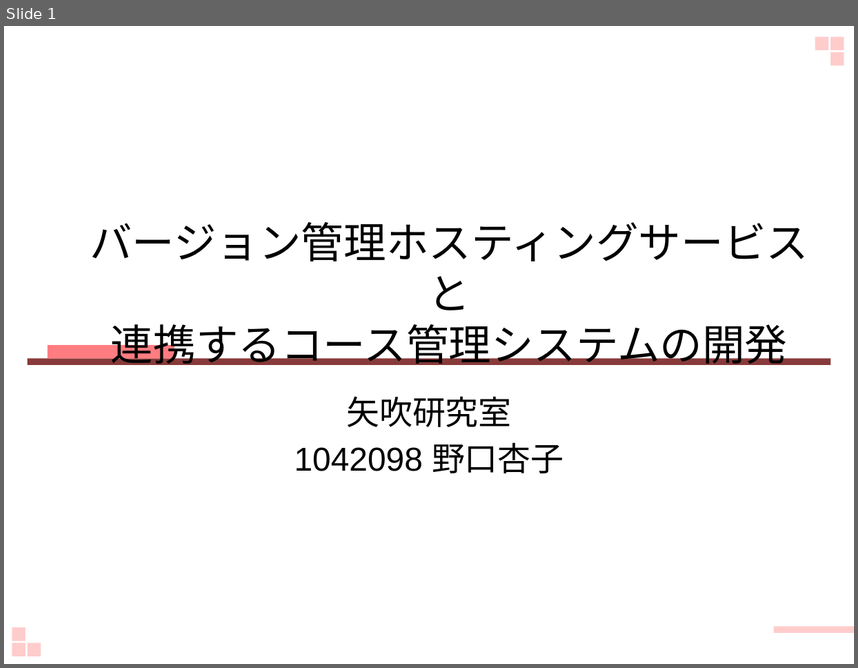
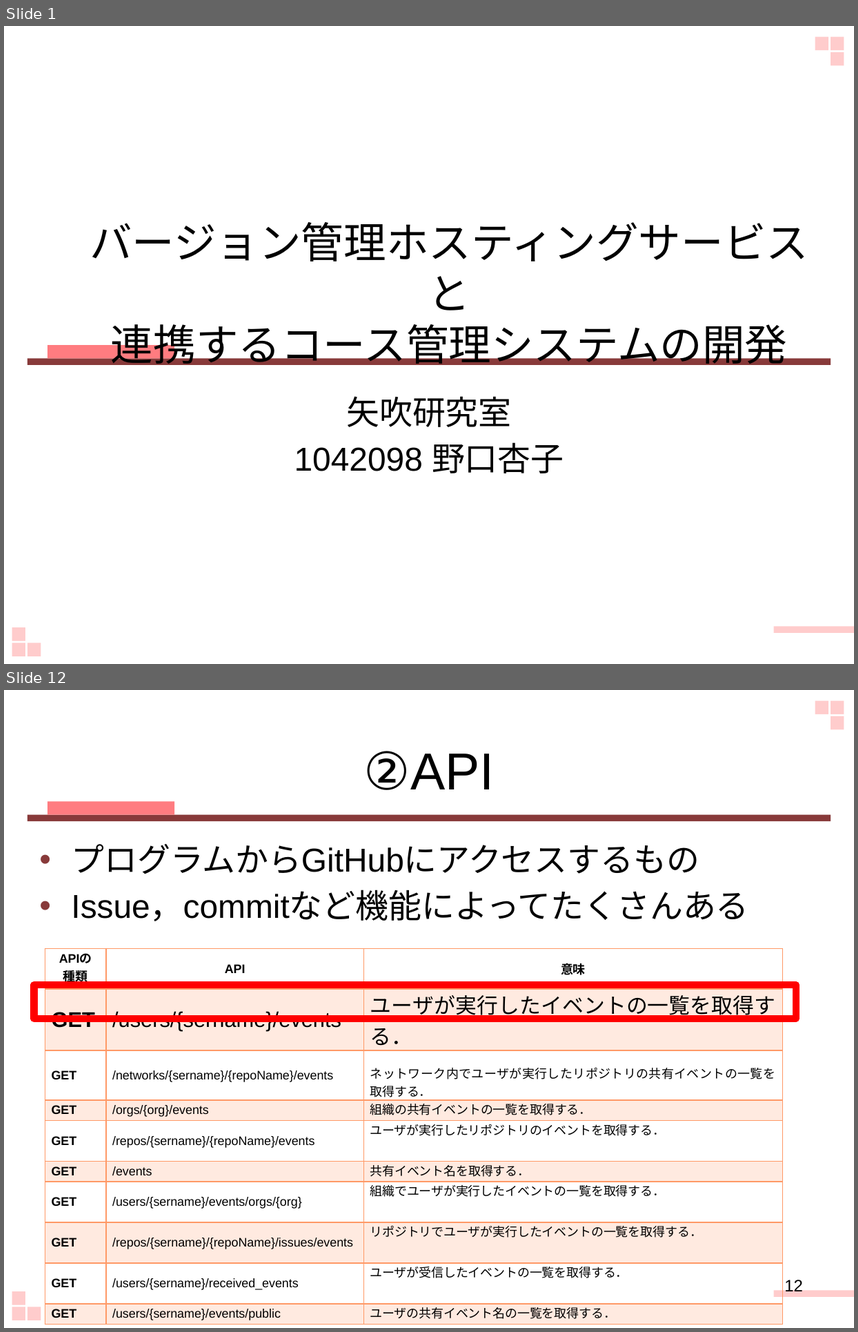
Before and after one commit to keimatsui/kadai, a slide deck: 卒業論文/2012/野口杏子/最終発表.pptx. Shown one above the other, each under a label of ours: slide 1 before the commit, slides 1 and 12 after it; the slides between them are not shown. The pictures are 858x668 and 858x1332 pixels, drawn with LibreOffice and Linux fonts; fonts in the diff are those of the drawing. Boxes give left, top, right and bottom in pixels: in the first picture for what was removed or moved away, otherwise in the second. Text is boxed around its words. In the diff, an @@ line names an element or a change of style, - is before the commit and + after.

```diff
--- a/卒業論文/2012/野口杏子/最終発表.pptx
+++ b/卒業論文/2012/野口杏子/最終発表.pptx
@@ slide 12 added at <box>4,690,854,1328</box>, background #FFFFFF; not listed: 7 template elements that a slide beside it also shows @@
@@ title added at <box>363,751,494,790</box>, 44 pt, text #000000 @@
+②API
@@ rectangle added at <box>47,801,174,815</box>, fill #FF7C80 @@
@@ rectangle added at <box>27,815,831,822</box>, fill #883A3A @@
@@ text added at <box>71,844,749,921</box>, 28 pt, text #000000 @@
+• プログラムからGitHubにアクセスするもの
+• Issue，commitなど機能によってたくさんある
@@ table added at <box>45,949,783,1323</box>, 10 rows, 3 columns @@
+APIの / 種類 | API | 意味
+GET | /users/{sername}/events | ユーザが実行したイベントの一覧を取得する．
+GET | /networks/{sername}/{repoName}/events | ネットワーク内でユーザが実行したリポジトリの共有イベントの一覧を取得する．
+GET | /orgs/{org}/events | 組織の共有イベントの一覧を取得する．
+GET | /repos/{sername}/{repoName}/events | ユーザが実行したリポジトリのイベントを取得する．
+GET | /events | 共有イベント名を取得する．
+GET | /users/{sername}/events/orgs/{org} | 組織でユーザが実行したイベントの一覧を取得する．
+GET | /repos/{sername}/{repoName}/issues/events | リポジトリでユーザが実行したイベントの一覧を取得する．
+GET | /users/{sername}/received_events | ユーザが受信したイベントの一覧を取得する．
+GET | /users/{sername}/events/public | ユーザの共有イベント名の一覧を取得する．
@@ rectangle added at <box>34,985,795,1018</box>, outline #FF0000 6 pt @@
@@ page number added at <box>784,1279,803,1291</box>, 14 pt, text #000000 @@
+12
```
Also in this commit, not shown: 5 slides changed, 10 other slides added, 6 slides removed.
